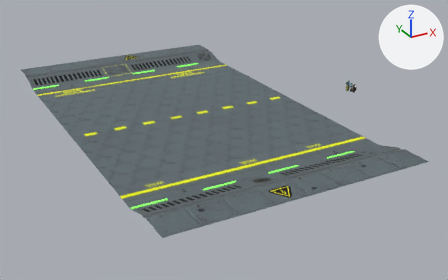
An edit to the glTF model src/data/models.glb, drawn before and after from the same camera.
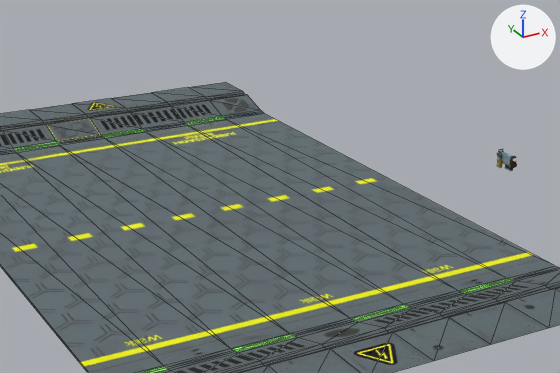
Each version is shown whole from a 50 mm camera at (-17.71, -21.88, 9.63) aimed at (-5.8, -0.22, -1.2), then close up on the part from 17% to 85% of the width and 0% to 72% of the height. Arrows for +X, +Y and +Z are at upper right; the lights stay in place. The close-ups show mesh edges as thin lines. Where no turn or scale is listed for an object, it has been applied to the vertices.

Before the edit, the objects in view are built like this:
```python
me_road_road_0 = bpy.data.meshes.new('Road_Road_0')
me_road_road_0.from_pydata(...)  # 232 vertices, 406 faces; spans x -5.0..5.0, y -8.8..8.8, z 0.0..0.3
me_road_road_0.materials.append(mat_road)
ob_road_road_0 = bpy.data.objects.new('Road_Road_0', me_road_road_0)
ob_road_road_0.location = (-7.2, 0.49, 0.0)
```
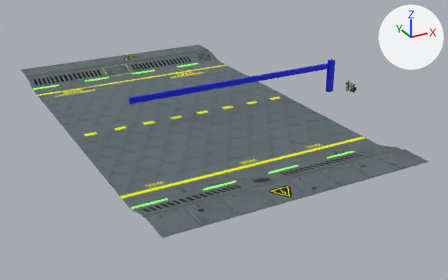
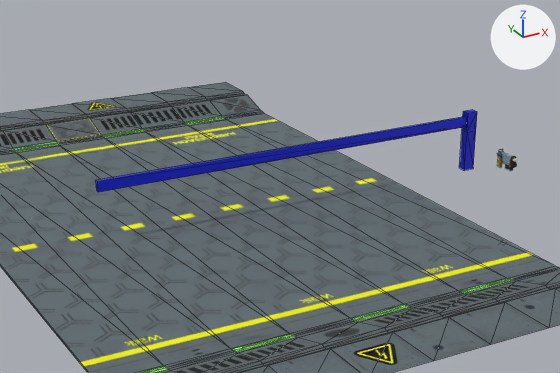
What the commit changed:
Material 'Material' (mat_material) is new.
Its base color is (0.0, 0.011, 0.8) (blue #001be7).
Mesh me_cube_002 is new.
It has 20 vertices, 36 faces and spans x -9.9..0.1, y -0.1..0.1, z 0.0..1.5.
It uses material mat_material (blue #001be7).
Object 'barrier' (ob_barrier) is new; it shows me_cube_002.
Its location is (0.0, 0.0, 0.0).

Pixel boxes [x1, y1, x2, y2] of what changed, in the close-ups (560 x 373 px):
'barrier', added (blue)
    after: [96, 110, 477, 192]
